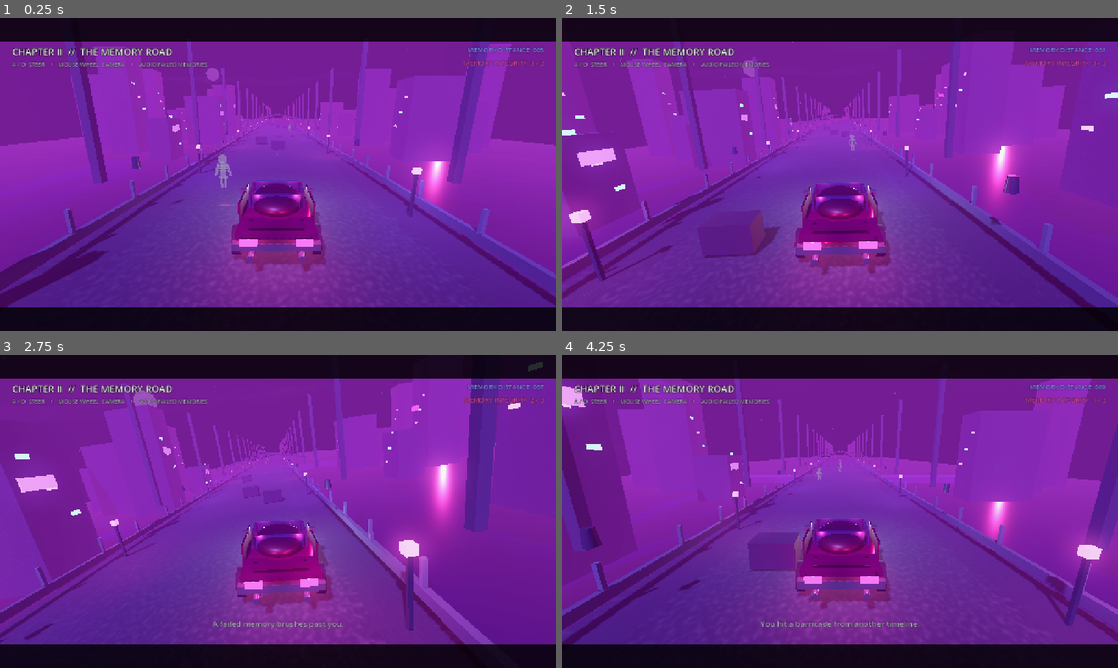
Above: before the commit, frames 1-4 (two rows, left to right).
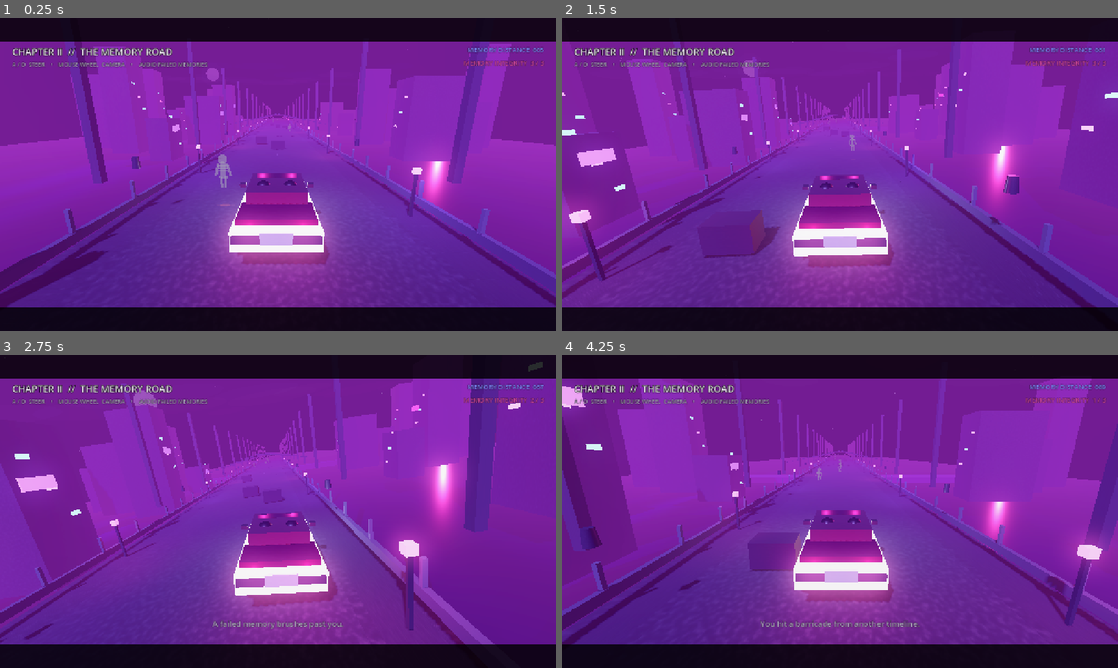
Above: after the commit, the same moments.

Repository: fuzeonspotify/outoftime
Game: Godot game, scene res://scenes/road_memory.tscn
Two runs of this game, one before a commit and one after it. Both use one fixed random seed, a clock stepped at 60 frames per second and the inputs below. This scene is started directly instead of the project's main scene.
Inputs (mouse positions are in pixels of both pictures, inside the frame that each line leads up to):
- Up to frame 1 (0.25 s): no input
- Up to frame 2 (1.5 s): tap Enter (ui_accept) at 0.5, 0.77 s; move the mouse to (962, 158) at 0.52 s; hold D (move_right) 0.53-1.28 s; tap 1 at 0.6 s; click (962, 158) at 0.67 s; move the mouse to (728, 190) at 1.27 s; hold S from 1.28 s (still down); tap 2 at 1.35 s
- Up to frame 3 (2.75 s): tap Enter (ui_accept) at 1.52 s; move the mouse to (333, 442) at 2.02 s; release S at 2.03 s; hold D (move_right) from 2.03 s (still down); tap 3 at 2.1 s
- Up to frame 4 (4.25 s): move the mouse to (812, 574) at 2.77 s; release D (move_right) at 2.78 s; hold W 2.78-3.53 s; tap 4 at 2.85 s; click (812, 574) at 2.92 s; tap Enter (ui_accept) at 3.02, 3.77 s; tap A (move_left) at 3.5 s; move the mouse to (1006, 558) at 3.52 s; hold A (move_left) from 3.53 s (still down); tap Space at 3.6 s

The runs differ from the first frame. In frame 1, 4.0% of the frame differs, in the area x 39-60%, y 49-82%; in frame 2, 3.9%; in frame 3, 4.0%; in frame 4, 4.1%, in the area x 39-61%, y 49-82%.

Commit message:
Prevent legacy Pontiac model replacement

Diff:
--- a/scenes/road_memory.tscn
+++ b/scenes/road_memory.tscn
@@ -1,9 +1,8 @@
-[gd_scene load_steps=9 format=3]
+[gd_scene load_steps=8 format=3]
 
 [ext_resource type="Script" path="res://scripts/world/road_memory_runtime.gd" id="1_road"]
 [ext_resource type="Script" path="res://scripts/world/road_audio.gd" id="2_audio"]
 [ext_resource type="Script" path="res://scripts/world/environment_art_pass.gd" id="3_art"]
-[ext_resource type="Script" path="res://scripts/models/world_model_upgrade.gd" id="4_models"]
 [ext_resource type="Script" path="res://scripts/models/model_runtime_alignment.gd" id="5_alignment"]
 [ext_resource type="Script" path="res://scripts/world/kenney_level_runtime.gd" id="6_kenney"]
 [ext_resource type="Script" path="res://scripts/world/road_release_polish.gd" id="7_release"]
@@ -18,9 +17,6 @@
 [node name="EnvironmentArtPass" type="Node" parent="."]
 script = ExtResource("3_art")
 
-[node name="WorldModelUpgrade" type="Node" parent="."]
-script = ExtResource("4_models")
-
 [node name="ModelRuntimeAlignment" type="Node" parent="."]
 script = ExtResource("5_alignment")
 
